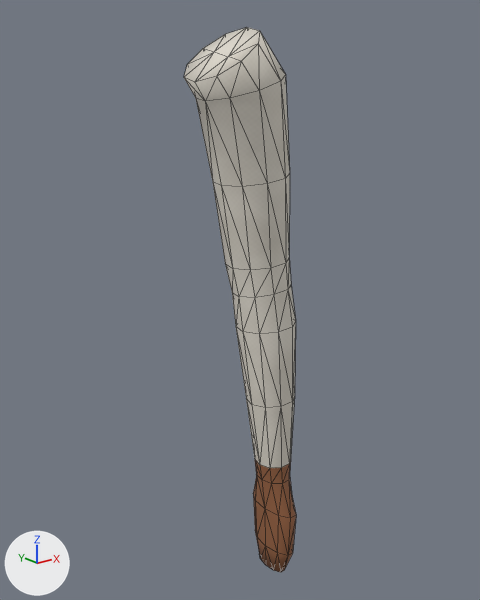
The OBJ model OpenGL/assets/models/persona_nino_partes/brazoizq.obj: old version first, new version second.
The view is the same before and after, from a camera (50 mm lens) standing at (-0.318, -0.394, -0.024) and looking at (0.003, 0.007, -0.184). Arrows for +X, +Y and +Z are at lower left; the lights stay in place. The first picture is the older version. Mesh edges are drawn as thin lines. Where no turn or scale is listed for an object, it has been applied to the vertices.

Names of what the first picture shows: 'BrazoIzq'.
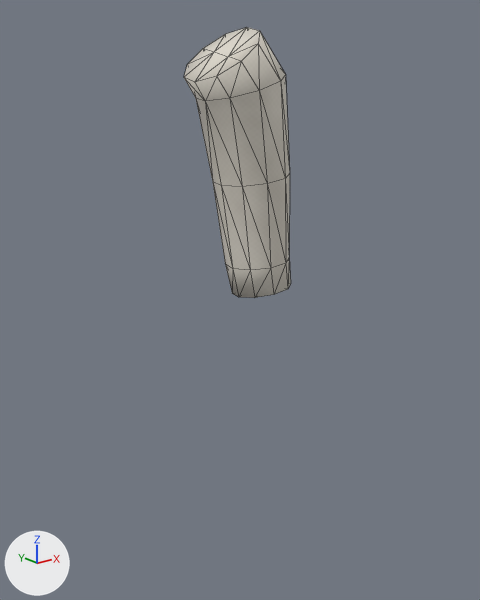
What differs and where, as boxes [x1, y1, x2, y2] in the pictures (480 x 600 px):
'BrazoIzq', reshaped (50% shorter)
    before: [184, 27, 296, 572]
    after: [184, 27, 291, 298]
part 1 of me_brazoizq, cut back
    before: [232, 285, 296, 572]
part 2 of me_brazoizq, surface changed (darker)
    both: [227, 269, 291, 298]

Edits to the bpy script that builds the scene:
```text
Change me_brazoizq:
    used by ob_brazoizq; location = (0.0, 0.0, 0.0)
    remove me_brazoizq.from_pydata(...)  # 124 vertices, 244 faces; spans x -0.043..0.044, y -0.036..0.033, z -0.44..0.02
    add me_brazoizq.from_pydata(...)  # 54 vertices, 104 faces; spans x -0.043..0.041, y -0.033..0.033, z -0.179..0.02
    me_brazoizq part 1
    72 vertices are removed from x -0.005..0.044, y -0.036..0.019, z -0.44..-0.202
    154 faces are deleted
    2 vertices are added at (0.024, -0.008, -0.173), (0.01, 0.003, -0.176)
    14 new faces join them
    me_brazoizq part 2: 78 kept faces spanning x -0.043..0.041, y -0.033..0.033, z -0.179..0.02 get new texture (UV) coordinates
    remove me_brazoizq.materials.append(mat_piel_media)  # picture img_piel_media_png
```
